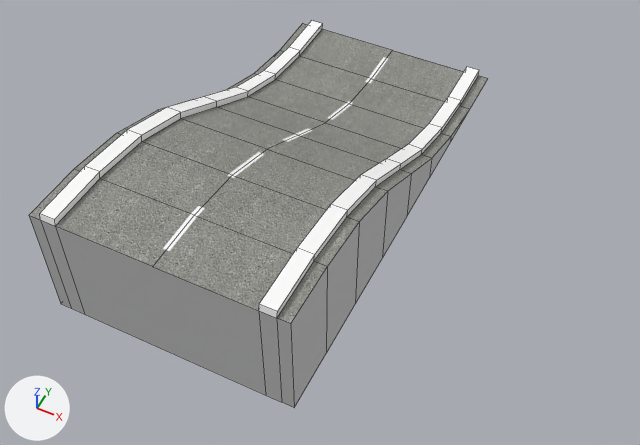
Two versions of the FBX model Assets/Project/Graphics/3D/Models/MODULAR ROADS/BridgeEntrance.fbx, one commit apart.
Camera for both pictures: a 50 mm camera at (7.7, -14.2, 16.33) aimed at (1.25, -1.3, 0.2). Every picture has the same lights, and +X, +Y and +Z are marked at lower left. Mesh edges are drawn as thin lines. Where no turn or scale is listed for an object, it has been applied to the vertices.

Before the edit, the objects in view are built like this:
```python
me_bridgeentrance_ncl1_1 = bpy.data.meshes.new('BridgeEntrance_ncl1_1')
me_bridgeentrance_ncl1_1.from_pydata(...)  # 117 vertices, 103 faces; spans x -3.0..3.0, y -6.0..6.04, z 0.0..3.16
# faces by material slot: [52, 32, 19]
me_bridgeentrance_ncl1_1.materials.append(mat_mtl_sideroadline)  # white #ffffff
me_bridgeentrance_ncl1_1.materials.append(mat_mtl_bridge)  # picture img_roadline_png
me_bridgeentrance_ncl1_1.materials.append(mat_mtl_bridge2)  # light grey #cacaca
ob_bridgeentrance = bpy.data.objects.new('BridgeEntrance', me_bridgeentrance_ncl1_1)
ob_bridgeentrance.location = (0.0, 0.0, 0.0)
```
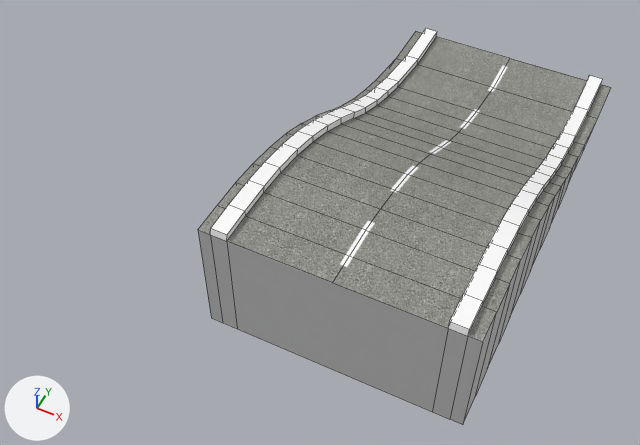
The change in detail:
me_bridgeentrance_ncl1_1 is used by ob_bridgeentrance; location (0.0, 0.0, 0.0).
me_bridgeentrance_ncl1_1 had 117 vertices, 103 faces and spanned x -3.0..3.0, y -6.0..6.04, z 0.0..3.16.
me_bridgeentrance_ncl1_1 now has 195 vertices, 175 faces and spans x -3.0..3.0, y -6.0..6.04, z 0.0..3.16.
Part 1, on me_bridgeentrance_ncl1_1:
10 vertices are removed from x -3.0..3.0, y -4.5..1.5, z 0.7..3.0.
44 faces are deleted.
11 vertices in x -3.0..3.0, y 3.0..3.04, z 0.2..0.37 move by (0.0, 0.0, 0.06).
6 vertices in x -3.0..3.0, y -3.0..-1.5, z 2.3..2.8 move by (0.0, 0.0, -0.05).
5 vertices in x -2.33..2.33, y 0.0..0.04, z 1.5..1.67 move by (0.0, 1.5, -0.77).
5 vertices in x -2.71..2.71, y -4.5, z 3.0 move by (0.0, -0.76, 0.0).
4 vertices in x -3.0..3.0, y 0.0, z 1.5 move by (0.0, 0.0, -0.03).
4 vertices in x -2.71..2.71, y -2.96, z 2.97 move by (0.0, -1.5, 0.17).
21 vertices move from x -3.0..3.0, y -4.46..1.54, z 0.7..3.16 to x -3.0..3.0, y -5.26..2.25, z 0.48..3.16.
48 vertices are added at x -3.0..3.0, y -4.5..2.25, z 0.0..3.07.
6 new vertices lie (0.0, 0.74, 0.0) away from vertices in x -3.0..3.0, y -6.0..-3.0, z 0.0..3.0.
5 new vertices lie (0.0, -0.77, 0.35) away from vertices in x -3.0..3.0, y 0.0..1.5, z 0.7..1.5.
6 new vertices lie (0.0, -0.04, -0.17) away from vertices in x -2.71..2.71, y -1.46..1.54, z 0.9..2.42.
6 new vertices lie (0.0, 0.73, -0.36) away from vertices in x -3.0..3.0, y -1.5, z 2.25..2.3.
6 new vertices lie (0.0, 0.0, 0.19) away from vertices in x -2.71..2.71, y -0.77..0.73, z 1.08..1.89.
6 new vertices lie (0.0, -0.76, 0.3) away from vertices in x -3.0..3.0, y -1.5, z 2.25..2.3.
5 new vertices lie (0.0, -0.74, 0.2) away from vertices in x -2.71..2.71, y -2.26, z 2.55.
38 new faces join them, mat_mtl_bridge (picture img_roadline_png).
24 new faces join them, mat_mtl_bridge2 (light grey #cacaca).
54 new faces join them, mat_mtl_sideroadline (white #ffffff).
me_bridgeentrance_ncl1_1 part 2: 18 kept faces spanning x -2.71..2.71, y -6.0..3.0, z 0.26..3.16 get new texture (UV) coordinates.
Object 'BridgeEntrance' (ob_bridgeentrance) moves from (0.0, 0.0, 0.0) to (3.27, 1.19, 0.0).

Boxes [x1, y1, x2, y2] around the edits, measured in the pictures (640 x 445 px):
'BridgeEntrance', reshaped, moved (10% narrower): before [29, 20, 487, 408]; after [198, 28, 611, 425]
part 1 of me_bridgeentrance_ncl1_1, built on: before [29, 47, 469, 407]; after [198, 56, 597, 424]
part 2 of me_bridgeentrance_ncl1_1, surface changed: before [56, 80, 424, 311]; after [227, 87, 558, 328]
